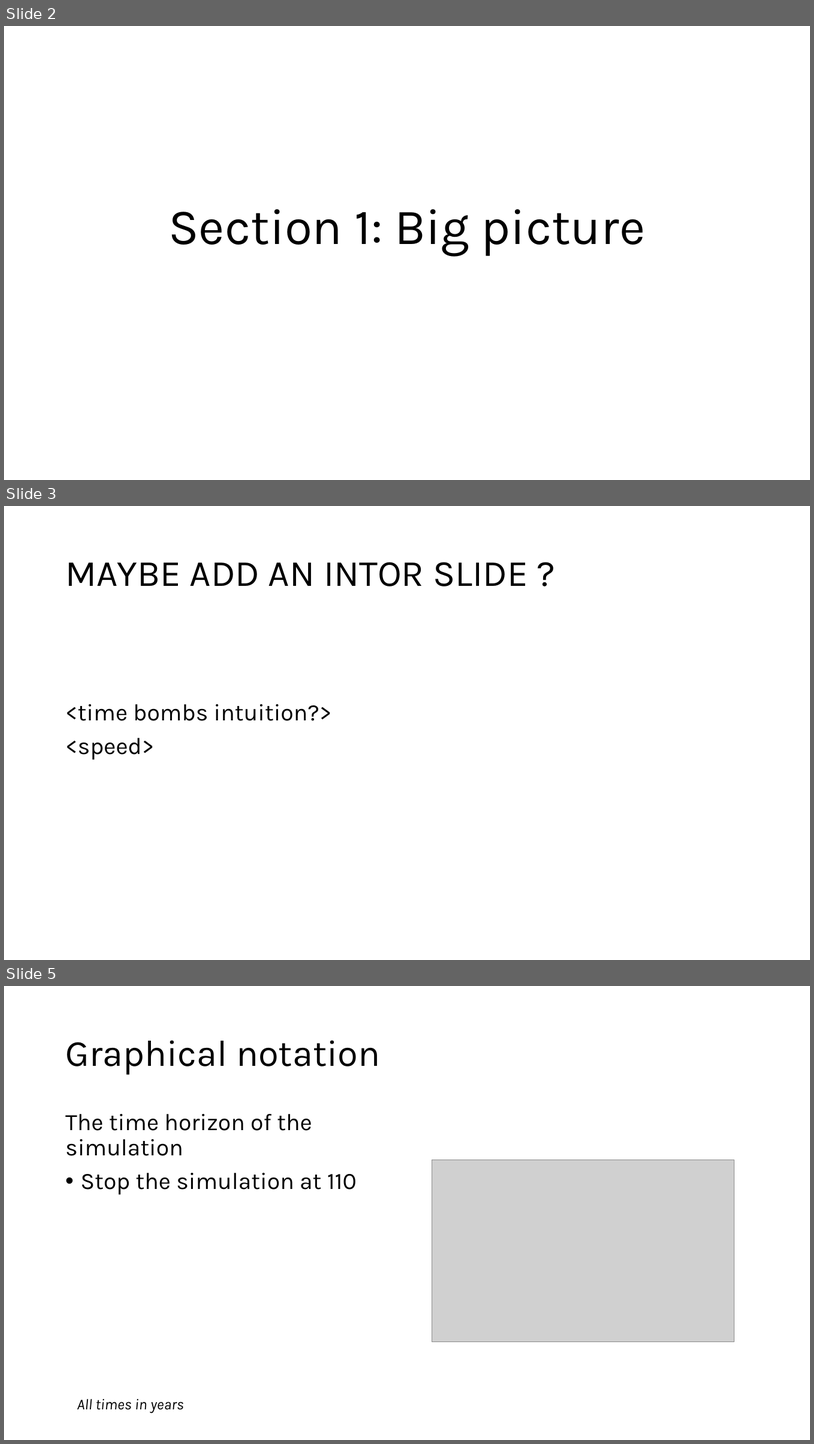
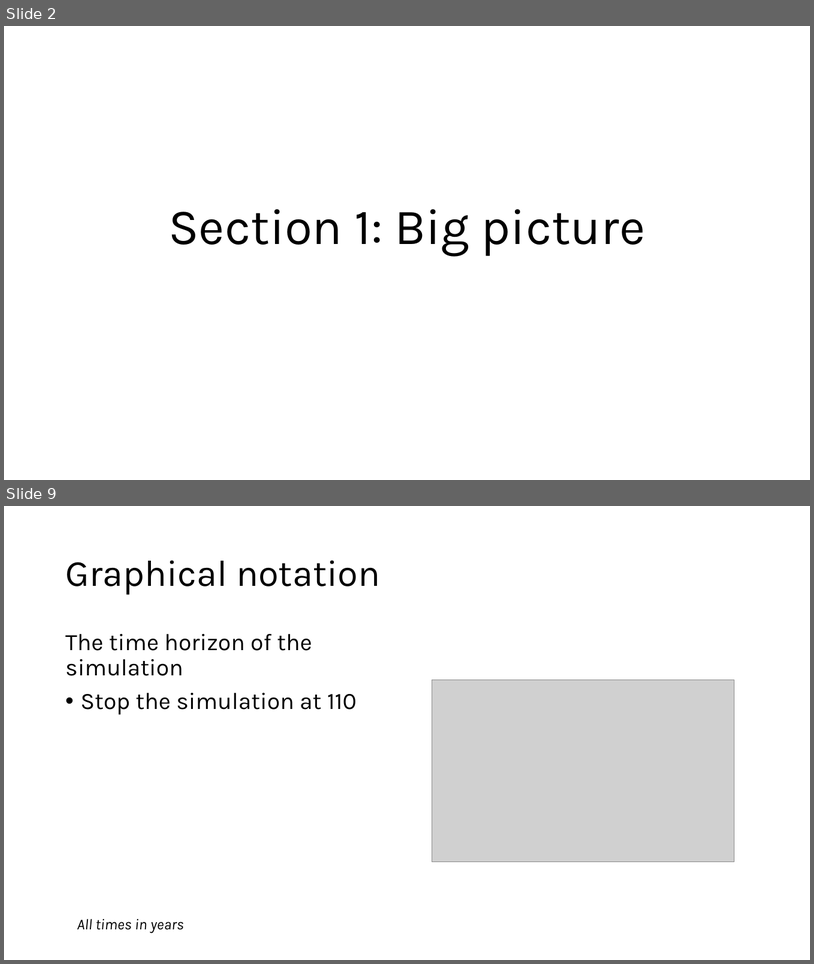
Before and after one commit to ttrikalin/des-R-course, a slide deck: master_files/materials/01_DES.pptx. Shown one above the other, each under a label of ours: slides 2, 3 and 5 before the commit, slides 2 and 9 after it; the slides between them are not shown. The pictures are 814x1444 and 814x964 pixels, drawn with LibreOffice and Linux fonts; fonts in the diff are those of the drawing; grey boxes stand for pictures. Boxes give left, top, right and bottom in pixels: in the first picture for what was removed or moved away, otherwise in the second. Text is boxed around its words. In the diff, an @@ line names an element or a change of style, - is before the commit and + after.

```diff
--- a/master_files/materials/01_DES.pptx
+++ b/master_files/materials/01_DES.pptx
@@ slide 3 removed at box(4, 506, 810, 960), background #FFFFFF @@
@@ title removed at box(65, 562, 528, 586) @@
-MAYBE ADD AN INTOR SLIDE ?
@@ text removed at box(65, 704, 332, 760) @@
-<time bombs intuition?>
-<speed>
@@ what was slide 5 is now slide 9 @@
```
Also in this commit, not shown: 4 slides changed, 7 slides added, 1 other slide removed, 7 other files.
